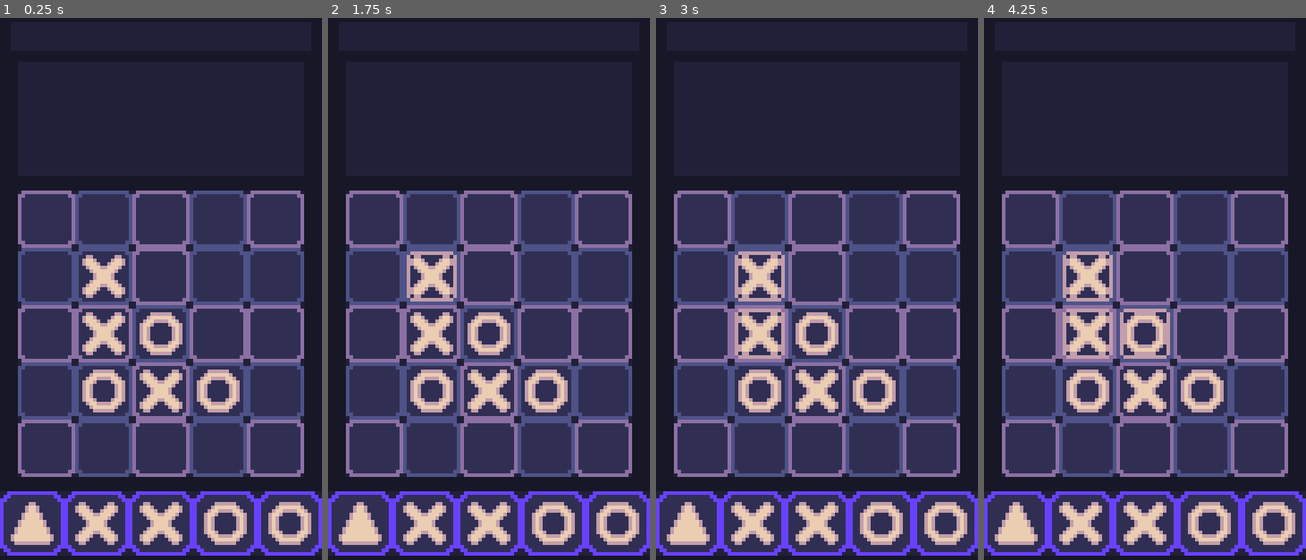
Above: before the commit, frames 1-4 (left to right).
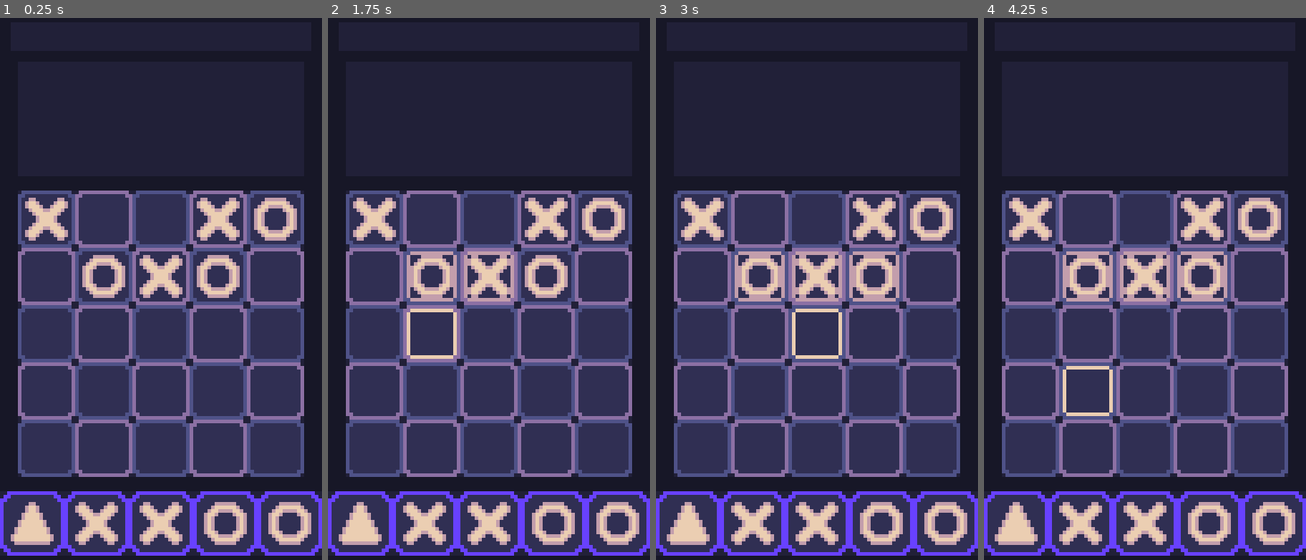
Above: after the commit, the same moments.

Repository: CasualShrub/TacTic
Game: Godot game, scene res://Scenes/DefaultScene.tscn
The game is run twice, just before and just after one commit, with the same random seed, the same clock (stepped at 60 frames per second) and the same inputs.
Inputs (mouse positions are in pixels of both pictures, inside the frame that each line leads up to):
- Up to frame 1 (0.25 s): no input
- Up to frame 2 (1.75 s): tap Enter at 0.5 s; drag from (431, 278) to (489, 332) at 0.52 s; tap Space at 1.25 s; drag from (489, 278) to (431, 332) at 1.27 s
- Up to frame 3 (3 s): tap Enter at 2 s; move the mouse to (874, 278) at 2.02 s; click (874, 278) at 2.1 s; tap Space at 2.75 s; drag from (759, 332) to (874, 278) at 2.77 s
- Up to frame 4 (4.25 s): tap Enter at 3.5 s; drag from (1145, 332) to (1087, 391) at 3.52 s

The runs differ from the first frame. In frame 1, 15% of the frame differs, in the area x 5-95%, y 31-85%; in frame 2, 15%; in frame 3, 16%; in frame 4, 16%.

Commit message:
Tiles now instantiate at runtime
Diagonal evaluation temporarily removed

Diff:
--- a/TacTic/Scenes/TileGrid.tscn
+++ b/TacTic/Scenes/TileGrid.tscn
@@ -1,6 +1,5 @@
-[gd_scene load_steps=4 format=3 uid="uid://cxox51u7gsbmv"]
+[gd_scene load_steps=3 format=3 uid="uid://cxox51u7gsbmv"]
 
-[ext_resource type="PackedScene" uid="uid://cfdyysedjwq1p" path="res://Scenes/Tile.tscn" id="1"]
 [ext_resource type="Script" path="res://Scripts/TileGrid.gd" id="2"]
 
 [sub_resource type="RectangleShape2D" id="1"]
@@ -9,80 +8,5 @@
 [node name="TileGrid" type="Area2D"]
 script = ExtResource("2")
 
-[node name="Tile1" parent="." instance=ExtResource("1")]
-position = Vector2(-16, -16)
-
-[node name="Tile2" parent="." instance=ExtResource("1")]
-position = Vector2(0, -16)
-
-[node name="Tile3" parent="." instance=ExtResource("1")]
-position = Vector2(16, -16)
-
-[node name="Tile4" parent="." instance=ExtResource("1")]
-position = Vector2(-16, 0)
-
-[node name="Tile5" parent="." instance=ExtResource("1")]
-
-[node name="Tile6" parent="." instance=ExtResource("1")]
-position = Vector2(16, 0)
-
-[node name="Tile7" parent="." instance=ExtResource("1")]
-position = Vector2(-16, 16)
-
-[node name="Tile8" parent="." instance=ExtResource("1")]
-position = Vector2(0, 16)
-
-[node name="Tile9" parent="." instance=ExtResource("1")]
-position = Vector2(16, 16)
-
-[node name="Tile24" parent="." instance=ExtResource("1")]
-position = Vector2(32, -32)
-
-[node name="Tile25" parent="." instance=ExtResource("1")]
-position = Vector2(16, -32)
-
-[node name="Tile17" parent="." instance=ExtResource("1")]
-position = Vector2(0, -32)
-
-[node name="Tile18" parent="." instance=ExtResource("1")]
-position = Vector2(-16, -32)
-
-[node name="Tile19" parent="." instance=ExtResource("1")]
-position = Vector2(-32, -32)
-
-[node name="Tile20" parent="." instance=ExtResource("1")]
-position = Vector2(32, -16)
-
-[node name="Tile21" parent="." instance=ExtResource("1")]
-position = Vector2(32, 0)
-
-[node name="Tile22" parent="." instance=ExtResource("1")]
-position = Vector2(32, 16)
-
-[node name="Tile23" parent="." instance=ExtResource("1")]
-position = Vector2(32, 32)
-
-[node name="Tile10" parent="." instance=ExtResource("1")]
-position = Vector2(16, 32)
-
-[node name="Tile11" parent="." instance=ExtResource("1")]
-position = Vector2(0, 32)
-
-[node name="Tile12" parent="." instance=ExtResource("1")]
-position = Vector2(-16, 32)
-
-[node name="Tile13" parent="." instance=ExtResource("1")]
-position = Vector2(-32, 32)
-
-[node name="Tile14" parent="." instance=ExtResource("1")]
-position = Vector2(-32, 16)
-
-[node name="Tile15" parent="." instance=ExtResource("1")]
-position = Vector2(-32, 0)
-
-[node name="Tile16" parent="." instance=ExtResource("1")]
-position = Vector2(-32, -16)
-
 [node name="CollisionShape2D" type="CollisionShape2D" parent="."]
-visible = false
 shape = SubResource("1")
--- a/TacTic/Scripts/TileGrid.gd
+++ b/TacTic/Scripts/TileGrid.gd
@@ -1,8 +1,10 @@
 extends Area2D
+
+var tile_scene = preload("res://Scenes/Tile.tscn")
 
 var tile_count
 var tile_array = []
-var grid_size
+var grid_size = 5
 
 signal game_end_signal
 
@@ -10,18 +12,38 @@
 	return false
 
 func _ready():
-	for child in get_children():
-		if child is Area2D:
-			tile_array.append(child)
+	setup_tiles()
 
+func setup_tiles():
+	instantiate_tiles()
+	design_tiles()
+	set_tile_vectors()
+
+func instantiate_tiles():
+	for i in range(grid_size * grid_size):
+		var tile = tile_scene.instantiate()
+		add_child(tile)
+		tile_array.append(tile)
 	tile_count = tile_array.size()
-	grid_size = sqrt(tile_count)
-	design_tiles()
-	setup_tile_vectors()
 
 func design_tiles():
-	for i in range(tile_count):
+	var tile_pos = Vector2(-32,-32)
+	for i in tile_count:
 		tile_array[i].set_variant(i%2)
+		tile_array[i].position += tile_pos
+		tile_pos.x += 16
+		if ((i+1)%grid_size == 0):
+			tile_pos.x = -32
+			tile_pos.y += 16
+
+func set_tile_vectors():
+	for i in tile_count:
+		var x = i % grid_size
+		var y = i / grid_size
+		tile_array[i].tile_id = Vector2(x, y)
+
+		if logs_enabled():
+			print("Tile %d has coordinates (%d, %d)" % [i,x,y])
 
 func design_game_start():
 	tile_array[0].set_shape("X")
@@ -43,17 +65,17 @@
 		evaluate_line(vertical)
 
 	#build arrays for both diagonals
-	var diagonal1 = []
-	diagonal1.append(tile_array[0])
-	diagonal1.append(tile_array[4])
-	diagonal1.append(tile_array[8])
-	var diagonal2 = []
-	diagonal2.append(tile_array[2])
-	diagonal2.append(tile_array[4])
-	diagonal2.append(tile_array[6])
-
-	evaluate_line(diagonal1)
-	evaluate_line(diagonal2)
+#	var diagonal1 = []
+#	diagonal1.append(tile_array[0])
+#	diagonal1.append(tile_array[4])
+#	diagonal1.append(tile_array[8])
+#	var diagonal2 = []
+#	diagonal2.append(tile_array[2])
+#	diagonal2.append(tile_array[4])
+#	diagonal2.append(tile_array[6])
+#
+#	evaluate_line(diagonal1)
+#	evaluate_line(diagonal2)
 
 func evaluate_line(tiles):
 	var is_complete = true
@@ -77,12 +99,3 @@
 	for tile in tile_array:
 		if tile.tile_id == value:
 			return tile
-
-func setup_tile_vectors():
-	for i in tile_count:
-		var x = i % 3
-		var y = i / 3
-		tile_array[i].tile_id = Vector2(x, y)
-
-		if logs_enabled():
-			print("Tile %d has coordinates (%d, %d)" % [i,x,y])
